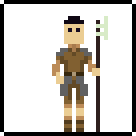
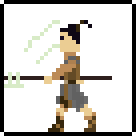
Revision of a layered 136x136 image; what changed, layer by layer:
added group "Attack 2" with 5 layers above "Attack 1" over [4,16,112,132]
added layer "2" (1st of 7, in "Attack 2") in group "Attack 2" over [4,16,112,132]
hid "Layer 1" over [4,16,112,132]
